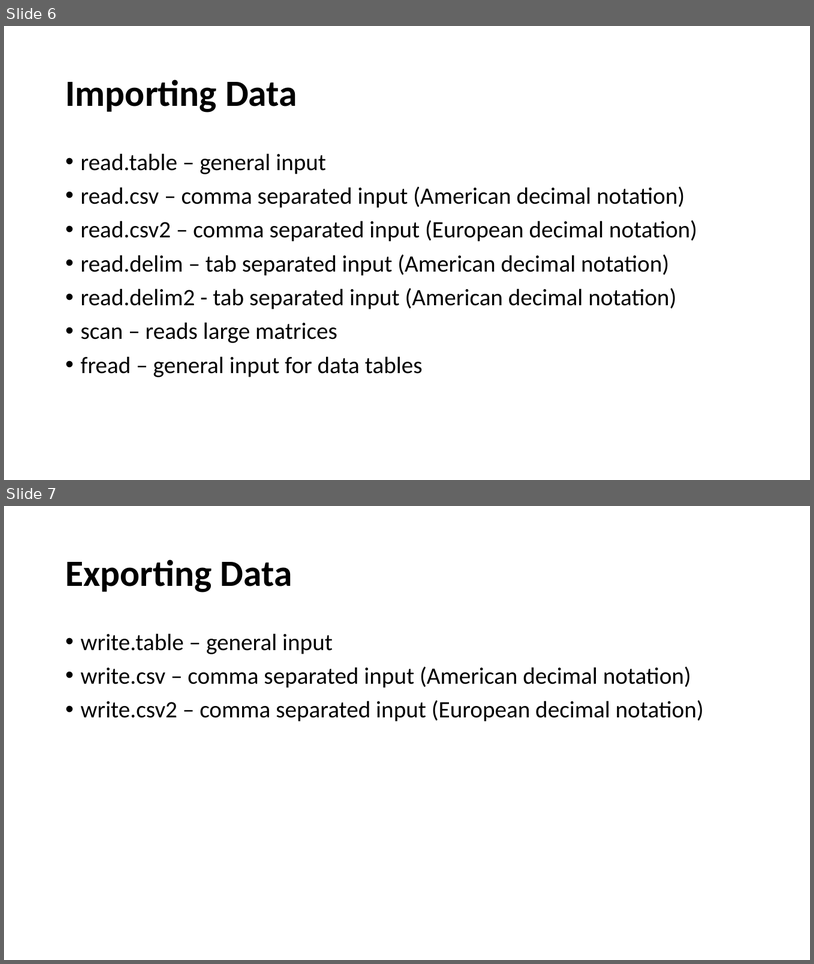
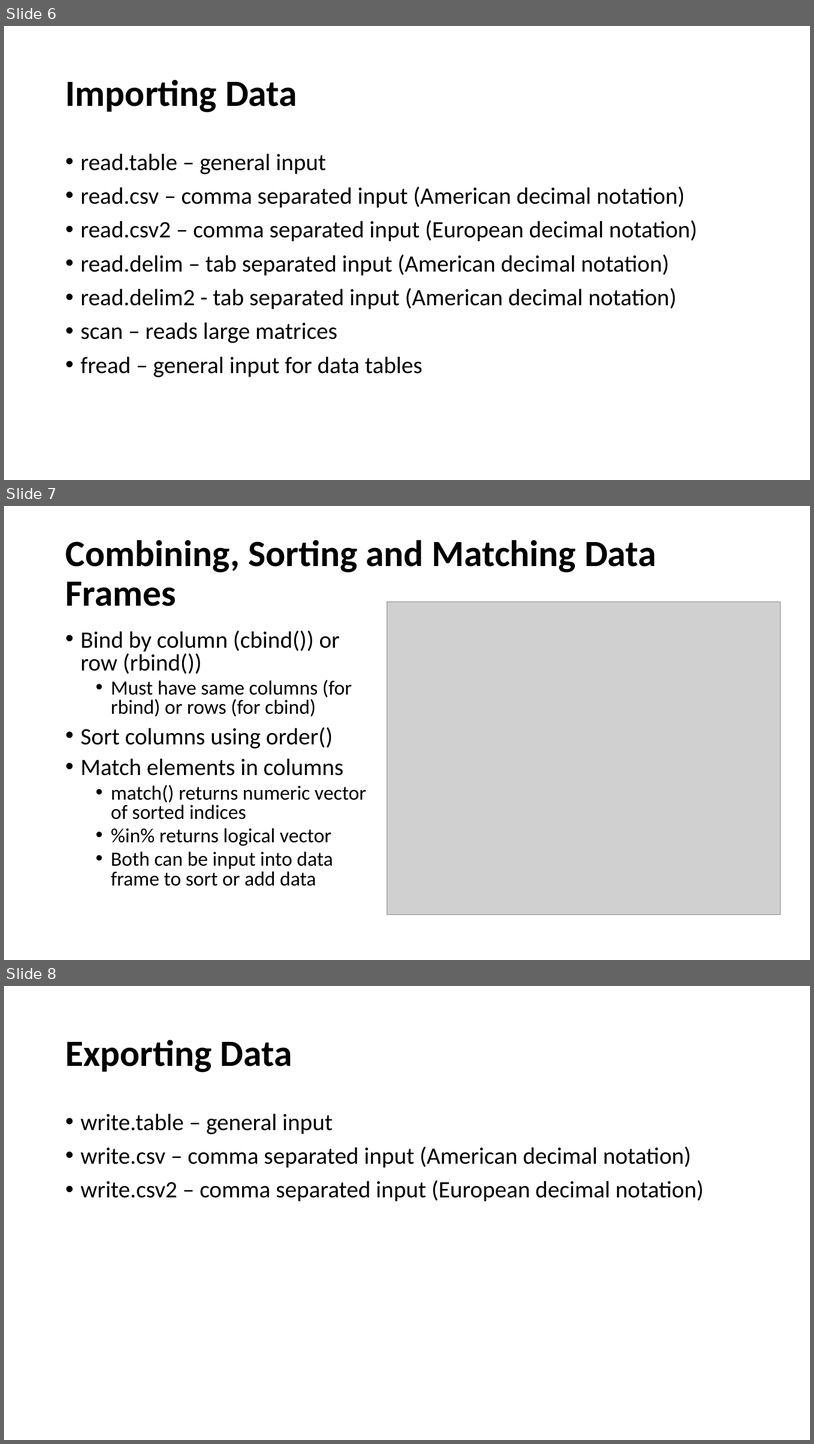
Before and after one commit to riinbre-bioinfo/R-Workshop-2016, a slide deck: Introduction to R Data Processing 2016.pptx. Shown one above the other, each under a label of ours: slides 6 and 7 before the commit, slides 6, 7 and 8 after it. The pictures are 814x964 and 814x1444 pixels, drawn with LibreOffice and Linux fonts; fonts in the diff are those of the drawing; grey boxes stand for pictures. Boxes give left, top, right and bottom in pixels: in the first picture for what was removed or moved away, otherwise in the second. Text is boxed around its words. In the diff, an @@ line names an element or a change of style, - is before the commit and + after.

```diff
--- a/Introduction to R Data Processing 2016.pptx
+++ b/Introduction to R Data Processing 2016.pptx
@@ slide 7 added at (4, 506, 810, 960), background #FFFFFF @@
@@ title added at (65, 540, 657, 606), 44 pt, text #000000, bold @@
+Combining, Sorting and Matching Data Frames
@@ picture added at (387, 601, 781, 915) @@
@@ text added at (81, 630, 366, 886), 24 pt, text #000000 @@
+• Bind by column (cbind()) or row (rbind())
+  • Must have same columns (for rbind) or rows (for cbind)
+• Sort columns using order()
+• Match elements in columns
+  • match() returns numeric vector of sorted indices
+  • %in% returns logical vector
+  • Both can be input into data frame to sort or add data
@@ what was slide 7 is now slide 8 @@
```
